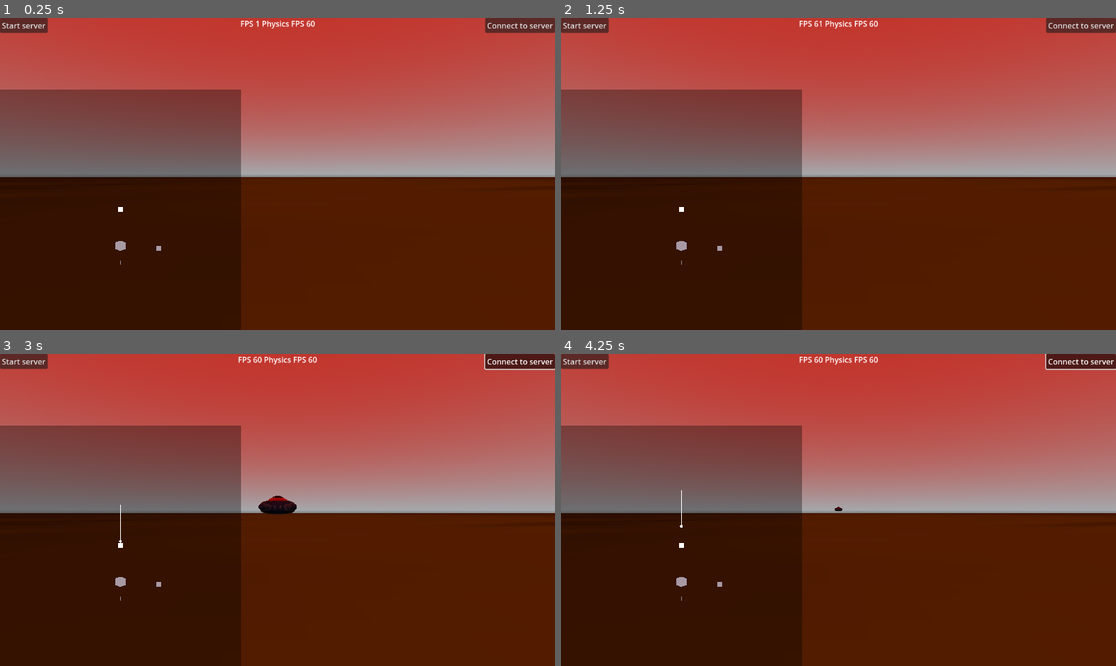
Above: before the commit, frames 1-4 (two rows, left to right).
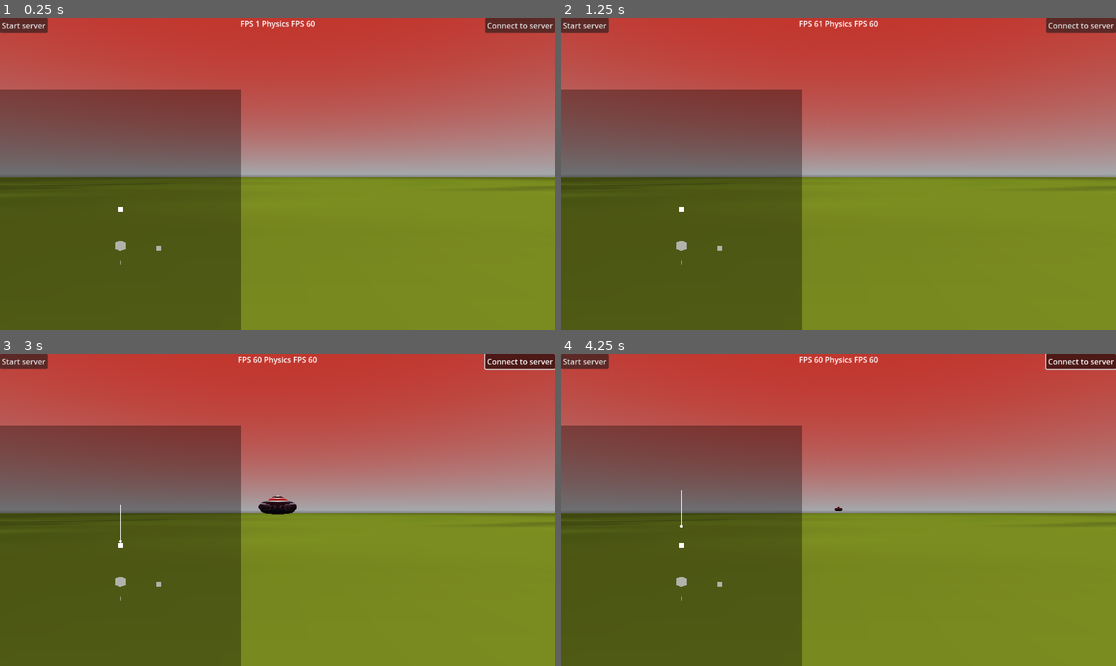
Above: after the commit, the same moments.

Repository: Gabooot/rebuild
Game: Godot game, scene res://game.tscn
Same seed, same stepped clock (60 frames per second), same inputs: the game is played once before the commit and once after it.
Inputs:
- Up to frame 1 (0.25 s): no input
- Up to frame 2 (1.25 s): tap Enter at 0.5 s; hold Right (turn_right) from 0.53 s (still down); hold Space (jump) from 0.53 s (still down)
- Up to frame 3 (3 s): release Right (turn_right) at 1.25 s; release Space (jump) at 1.25 s; click "Start server" at 1.25 s; click "Connect to server" at 2 s; hold Down (move_backward) from 2.78 s (still down); tap S (shoot) at 2.85 s
- Up to frame 4 (4.25 s): release Down (move_backward) at 3.53 s; hold Right (turn_right) from 3.53 s (still down); tap I (spawn) at 3.6 s

The runs differ from the first frame. In frame 1, 49% of the frame differs, in the area x 0-100%, y 51-100%; in frame 2, 49%; in frame 3, 49%, in the area x 0-100%, y 45-100%; in frame 4, 49%.

Commit message:
working movement

Diff:
--- a/client.gd
+++ b/client.gd
@@ -4,7 +4,6 @@
 var is_connected = false
 @export var is_client = false
 
-var packet_number = 0.0
 func _ready():
 	if is_client:
 		udp.connect_to_host("127.0.0.1", 5194)
@@ -27,13 +26,14 @@
 	if udp.get_available_packet_count() > 0:
 		print("Connected: %s" % udp.get_packet().to_float32_array())
 		%player/collision.global_position = Vector3(0, 0.5, 15)
+		%player/collision.input_stream = [%player/collision.input_stream[-1]]
 		is_connected = true
 
 func send_player_movement() -> void:
 	var data = %player/collision.input_stream[-1]
 	data = [data.rotation, data.speed, float(data.jumped), float(data.shot_fired)]
 	udp.put_packet(PackedFloat32Array(data).to_byte_array())
-	packet_number += 1.0
+
 
 
 func apply_server_update() -> void:
--- a/game.tscn
+++ b/game.tscn
@@ -132,7 +132,6 @@
 
 [node name="DirectionalLight3D" type="DirectionalLight3D" parent="."]
 transform = Transform3D(1, 0, 0, 0, -0.66262, 0.748956, 0, -0.748956, -0.66262, 0, 0, 0)
-visible = false
 
 [node name="teleporter" parent="." instance=ExtResource("7_jsc8d")]
 transform = Transform3D(1, 0, 0, 0, 1, 0, 0, 0, 1, 0, 2, 7)
--- a/player.gd
+++ b/player.gd
@@ -1,11 +1,11 @@
 extends "Standard3D.gd"
 
 # Maximum speed of tank.
-@export var MAX_SPEED = 5
+@export var MAX_SPEED = 4
 # The downward acceleration when in the air, in meters per second squared.
 @export var GRAVITY = 9.8
 # Tank turn rate
-@export var TURN_SPEED = 0.8
+@export var TURN_SPEED = 1
 # Tank initial jump velocity
 @export var JUMP_SPEED = 8
 
@@ -18,45 +18,51 @@
 var current_packet_number = 0
 
 func _process(_delta):
-	#print(self.rotation.y)
+	#print("client z: ", self.global_position.z)
 	if Input.is_action_just_pressed("shoot"):
 		shoot()
 
 func _physics_process(delta):
-	get_input()
+	if input_stream:
+		#print("client rotation: ", input_stream[-1].rotation)
+		pass
+	#print("actual roation: ", self.angular_velocity)
+	get_player_input()
 	#print(input_stream)
 	var data = null
 
-	if len(self.recent_server_data) > 10:
-		#print(self.global_position.z)
-		data = self.recent_server_data[-7]
+	if len(self.recent_server_data) > 2:
+		data = self.recent_server_data[-1]
 
 		#self.velocity = data.velocity
 		if data.packet_number > current_packet_number:
 			current_packet_number = data.packet_number
-			self.global_transform = Transform3D(data.quat, data.origin)
+			self.global_transform = Transform3D(Basis(data.quat), data.origin)
 			self.velocity = data.velocity
-			#print(range(current_packet_number, len(input_stream)))
-			for i in range(len(input_stream) - (len(input_stream) - current_packet_number + 2), len(input_stream)):
+			print(range(current_packet_number, len(input_stream)))
+			for i in range(len(input_stream) - (len(input_stream) - current_packet_number), len(input_stream) - 1):
 				#print("Range: ", current_packet_number, ' ', len(input_stream))
 				self.velocity = input_to_velocity(input_stream[i], delta)
 				move_and_slide()
 				if i == len(input_stream) - 1:
-					print('server position: ', data.origin)
+					#print('client rotation: ', input_stream[i].rotation)
 					#print("Updated position: ", self.position.z, " Packet #: ", current_packet_number, " Input: ", len(input_stream) - 1)
+					pass
+			#print("client z: ", self.global_transform.origin.z)
 		else:
 			self.velocity = input_to_velocity(input_stream[-1], delta)
-			#print('Input velocity: ', self.velocity)
 			#self.rotate_object_local(Vector3.UP, input_stream[-1][1] * delta)
 			move_and_slide()
+			#print("bad client z: ", self.global_transform.origin.z)
 			#print("no updates: ", self.position.z, " Input: ", len(input_stream))
 
 		#self.rotate_object_local(Vector3.UP, data.angular_velocity*delta)
 
-func get_input() -> Dictionary:
+func get_player_input() -> Dictionary:
 	var game_input = {"rotation": 0.0, "speed": 0.0, "jumped": false, "shot_fired": false}
 
 	game_input.rotation = Input.get_action_strength("turn_left") - Input.get_action_strength("turn_right")
+
 	game_input.speed = -Input.get_action_strength("move_backward") + Input.get_action_strength("move_forward")
 
 	if Input.is_action_pressed("jump"):
@@ -70,19 +76,21 @@
 
 func input_to_velocity(input : Dictionary, delta) -> Vector3:
 	if is_on_floor():
-		#self.axis_lock_linear_y = true
+		self.axis_lock_linear_y = true
 		self.angular_velocity = input.rotation * TURN_SPEED
-		self.rotate_object_local(Vector3.UP, angular_velocity * delta)
+		self.rotate_object_local(Vector3.UP, angular_velocity * 0.016666667)
 		if input.speed * MAX_SPEED > self.speed:
 			self.speed = min((self.speed + (acceleration * delta)), input.speed * MAX_SPEED)
 		elif input.speed * MAX_SPEED < self.speed:
 			self.speed = max((self.speed - (acceleration * delta)), input.speed * MAX_SPEED)
 		if input.jumped:
+			self.axis_lock_linear_y = false
 			return (self.transform.basis.z * -speed) + Vector3(0, JUMP_SPEED, 0)
 		else:
 			return (self.transform.basis.z * -speed)
 	else:
-		#self.axis_lock_linear_y = false
+		self.axis_lock_linear_y = false
+		self.rotate_object_local(Vector3.UP, angular_velocity * 0.016666667)
 		return self.velocity - Vector3(0, GRAVITY * delta, 0)
 
 func shoot():
--- a/project.godot
+++ b/project.godot
@@ -28,7 +28,6 @@
 [display]
 
 window/size/mode=4
-window/vsync/vsync_mode=0
 
 [editor]
 
@@ -36,7 +35,7 @@
 
 [editor_plugins]
 
-enabled=PackedStringArray("res://addons/smoothing/plugin.cfg")
+enabled=PackedStringArray()
 
 [input]
 
--- a/server.gd
+++ b/server.gd
@@ -46,6 +46,7 @@
 	var packets = Array()
 	for i in range(peer.get_available_packet_count()):
 		packets.append(peer.get_packet())
+		packets.reverse()
 	return packets[-1]
 
 func extract_packet_data(packet) -> Dictionary:
--- a/tank.gd
+++ b/tank.gd
@@ -8,30 +8,34 @@
 @export var TURN_SPEED = 1
 # Tank initial jump velocity
 @export var JUMP_SPEED = 8
+
 var acceleration : float = 100.0
 var angular_velocity : float = 0.0
 var speed : float = 0.0
 var current_input : Dictionary = {"rotation": 0.0, "speed": 0.0, "jumped": false, "shot_fired": false}
 
 func _physics_process(delta):
+	print("server rotation: ", self.angular_velocity)
 	self.velocity = input_to_velocity(current_input, delta)
 	move_and_slide()
 
 func input_to_velocity(input : Dictionary, delta) -> Vector3:
 	if is_on_floor():
-		#self.axis_lock_linear_y = true
+		self.axis_lock_linear_y = true
 		self.angular_velocity = input.rotation * TURN_SPEED
-		self.rotate_object_local(Vector3.UP, angular_velocity * delta)
+		self.rotate_object_local(Vector3.UP, angular_velocity * 0.016666667)
 		if input.speed * MAX_SPEED > self.speed:
 			self.speed = min((self.speed + (acceleration * delta)), input.speed * MAX_SPEED)
 		elif input.speed * MAX_SPEED < self.speed:
 			self.speed = max((self.speed - (acceleration * delta)), input.speed * MAX_SPEED)
 		if input.jumped:
+			self.axis_lock_linear_y = false
 			return (self.transform.basis.z * -speed) + Vector3(0, JUMP_SPEED, 0)
 		else:
 			return (self.transform.basis.z * -speed)
 	else:
-		#self.axis_lock_linear_y = false
+		self.axis_lock_linear_y = false
+		self.rotate_object_local(Vector3.UP, angular_velocity * 0.016666667)
 		return self.velocity - Vector3(0, GRAVITY * delta, 0)
 
 func shoot():
Not shown, changed: art/cube.glb.import
Not shown, changed: art/mob.glb.import
Not shown, changed: art/player.glb.import
